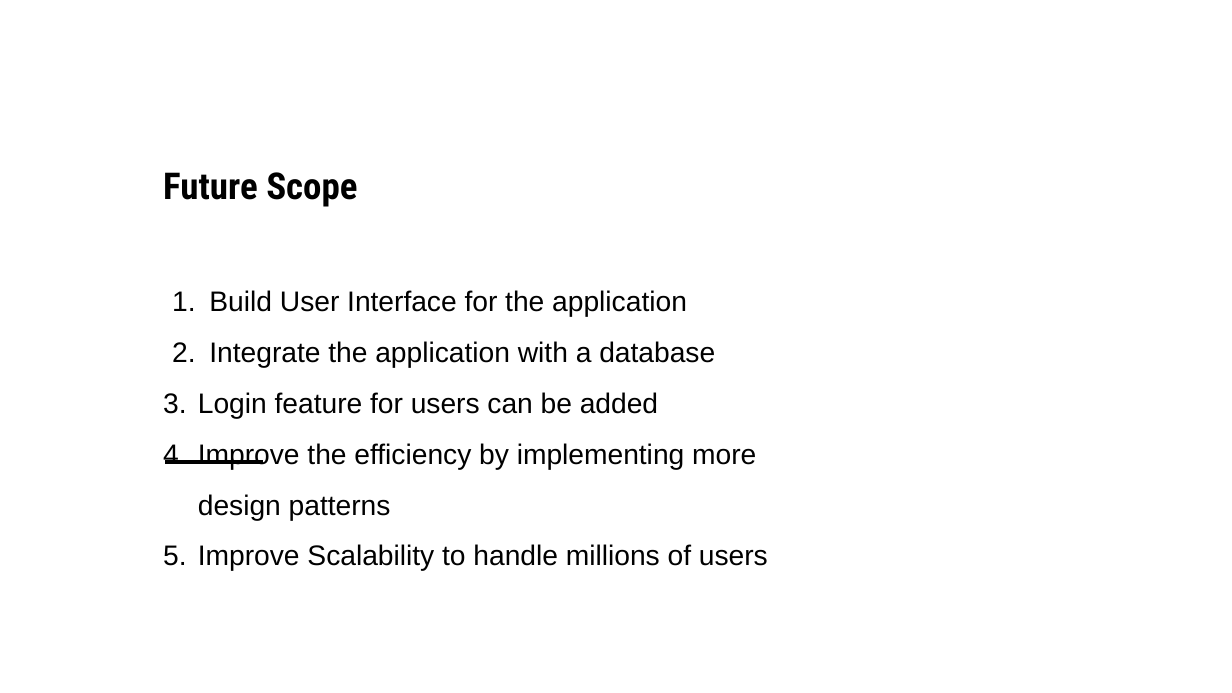
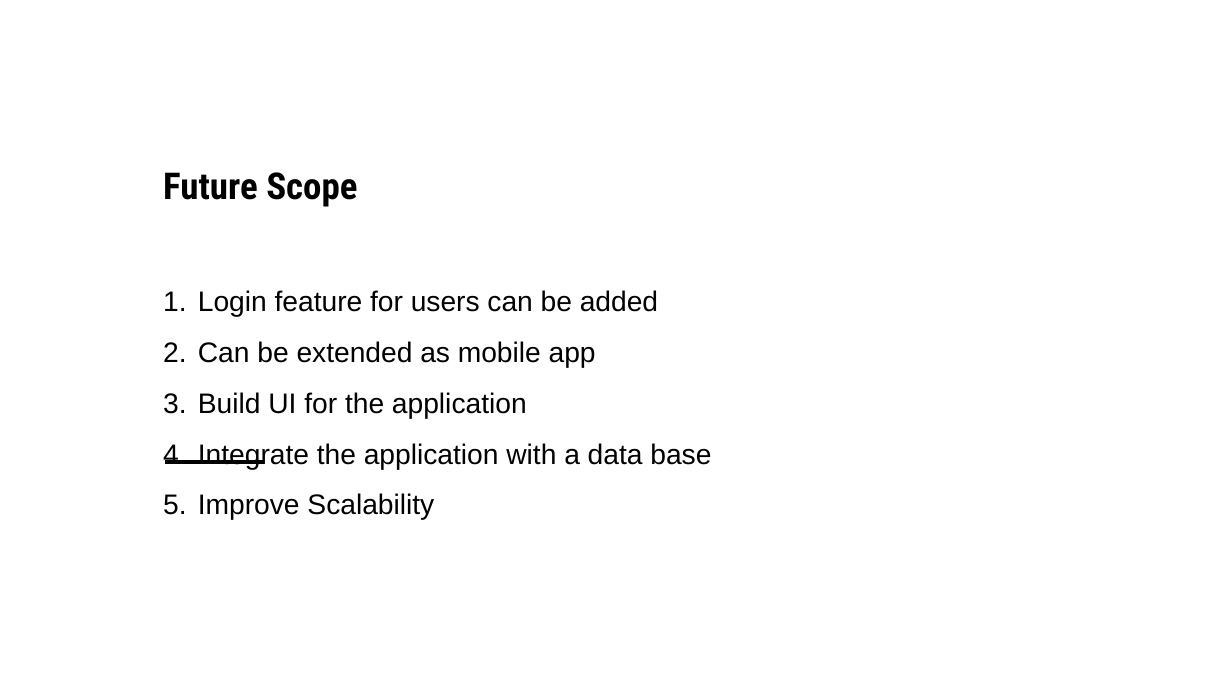
Before and after one commit to varun07neu/CSYE_7374_Project, a slide deck: slide 16 of RestaurantManagement.pptx (slide 17 before the commit). Drawn at 1232x693 pixels with LibreOffice and Linux fonts; fonts in the diff are those of the drawing; background and template pictures are left out. Boxes give left, top, right and bottom in pixels: in the first picture for what was removed or moved away, otherwise in the second. Text is boxed around its words. In the diff, an @@ line names an element or a change of style, - is before the commit and + after.

Commit message:
Updated ppt added

```diff
--- a/RestaurantManagement.pptx
+++ b/RestaurantManagement.pptx
@@ text at (x1=198, y1=290, x2=658, y2=317): indent changed @@
@@ text at (x1=209, y1=290, x2=715, y2=368): paragraphs removed @@
-1. Build User Interface for the application
-2. Integrate the application with a database
@@ text at (x1=198, y1=341, x2=711, y2=520): text changed @@
-4. Improve the efficiency by implementing more design patterns
-5. Improve Scalability to handle millions of users
+2. Can be extended as mobile app
+3. Build UI for the application
+4. Integrate the application with a data base
+5. Improve Scalability
```
Also in this commit, not shown: 1 other slide changed, 1 slide removed.
